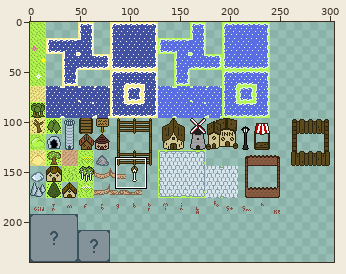
Two versions of one sprite sheet, Sprites/terrain/sheet_3.png. The picture above shows the old version from afar; the outline marks the close-up.
Close-up. First the earlier version:
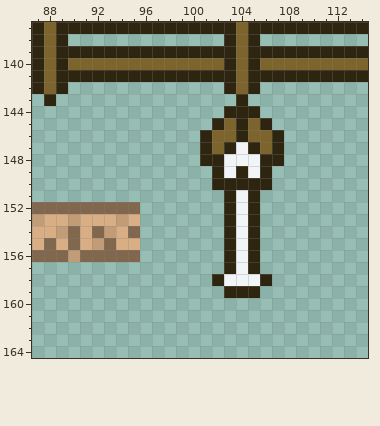
The file is 480x240 pixels. Colours within 5 levels of each other are drawn and written as one. Shown: x 87..114, y 137..164. The wide view leaves out empty margins.
The same view after the edit:
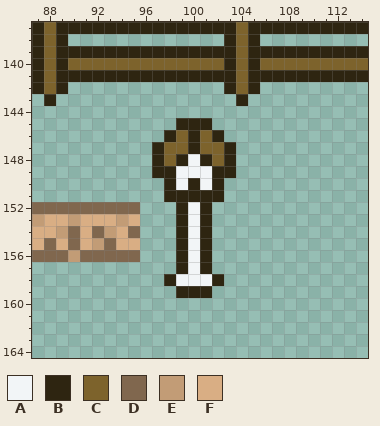
Palette (. is transparent): A #f2f5f7  B #2e2511  C #7d632c  D #80674e  E #c29c76  F #d9ae84
What changed:
Changed rows in their new state; - is an unchanged pixel.
first column x 97:
144 ------...--
145 --BBB.....-
146 -BCBCB.....
147 BCCBC--....
148 BCBA-CB....
149 BBAAA-B...-
150 -BABA-....-
151 -BBBBB...--
152 --BAB-...--
153 --BAB-...--
154 --BAB-...--
155 --BAB-...--
156 --BAB-...--
157 --BAB-...--
158 -BAAA-....-
159 --BBB-...--
Boxes around the changes in both close-ups, in picture pixels (x1, y1, x2, y2):
changed: (152, 106, 284, 298)
